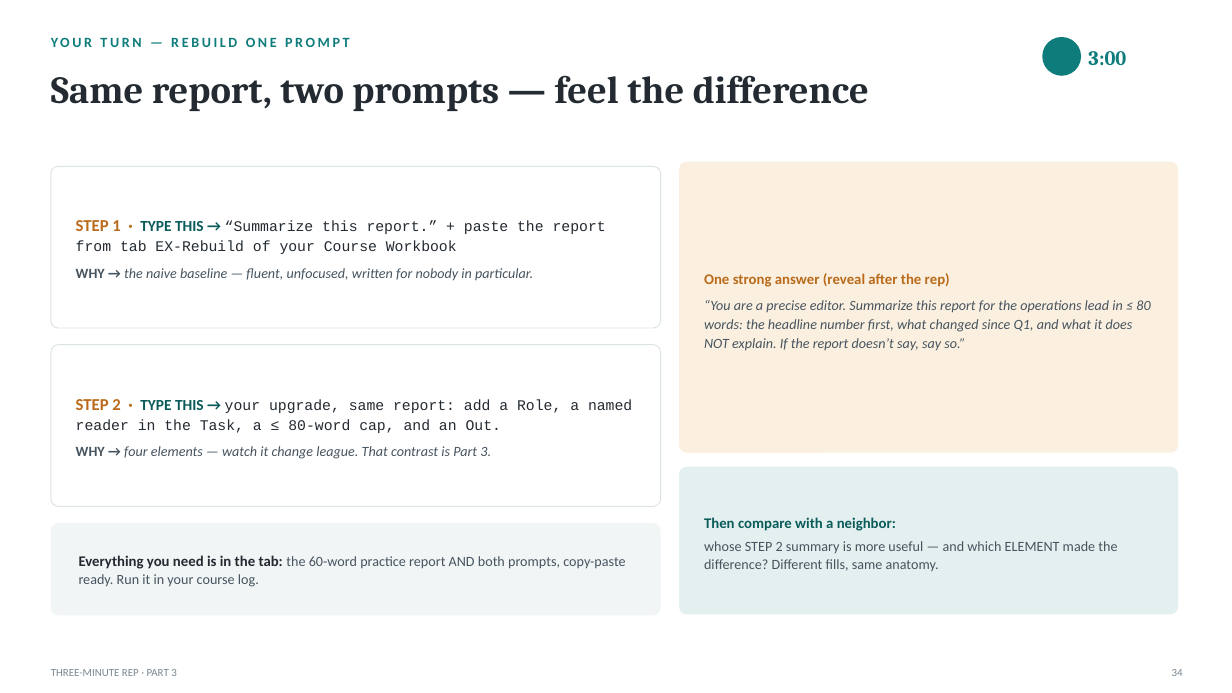
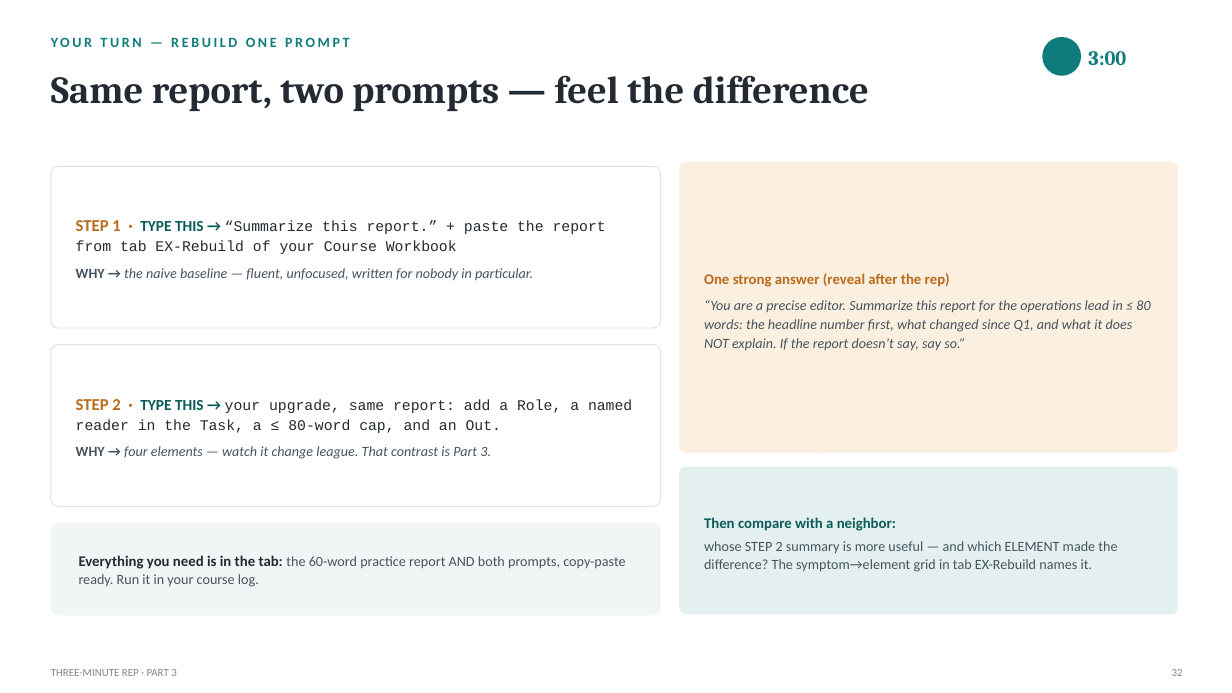
Before and after one commit to naviero1/Claude-Works, a slide deck: slide 32 of ai-training-prompt-engineering/deliverables/From_Prompts_to_Agents_Training.pptx (slide 34 before the commit). Drawn at 1232x693 pixels with LibreOffice and Linux fonts; fonts in the diff are those of the drawing; background and template pictures are left out. Boxes give left, top, right and bottom in pixels: in the first picture for what was removed or moved away, otherwise in the second. Text is boxed around its words. In the diff, an @@ line names an element or a change of style, - is before the commit and + after.

```diff
--- a/ai-training-prompt-engineering/deliverables/From_Prompts_to_Agents_Training.pptx
+++ b/ai-training-prompt-engineering/deliverables/From_Prompts_to_Agents_Training.pptx
@@ text at (x1=704, y1=541, x2=1117, y2=572): text changed @@
-whose STEP 2 summary is more useful — and which ELEMENT made the difference? Different fills, same anatomy.
+whose STEP 2 summary is more useful — and which ELEMENT made the difference? The symptom→element grid in tab EX-Rebuild names it.
@@ text at (x1=1172, y1=669, x2=1183, y2=676): text changed @@
-34
+32
```
Also in this commit, not shown: 48 other slides changed, 2 slides removed, 13 other files.
